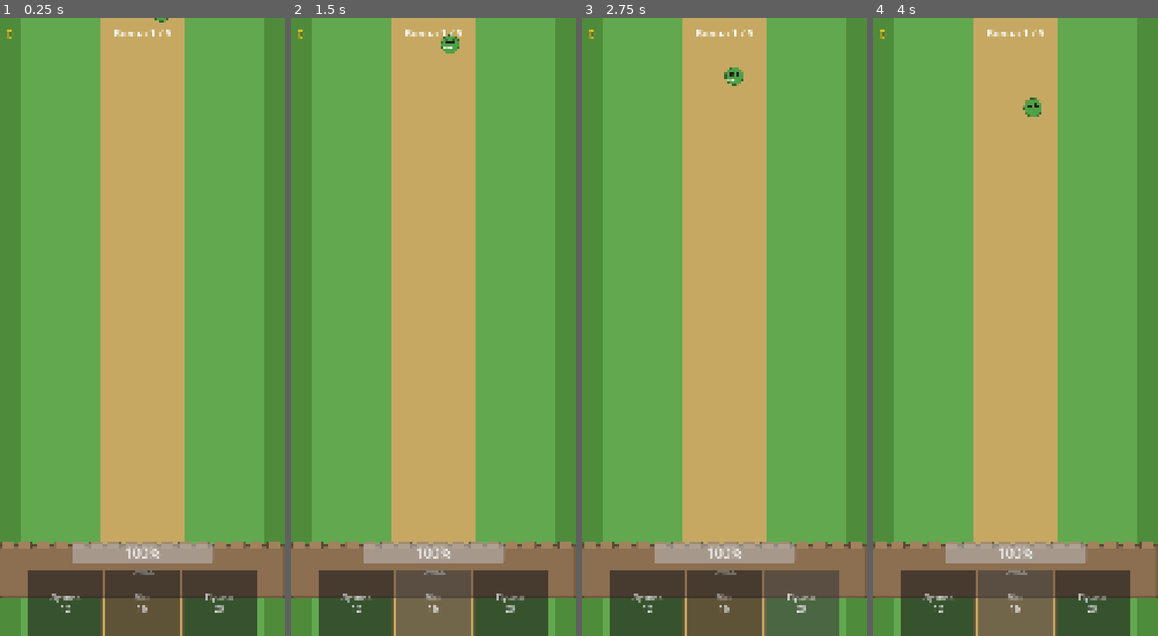
Above: before the commit, frames 1-4 (left to right).
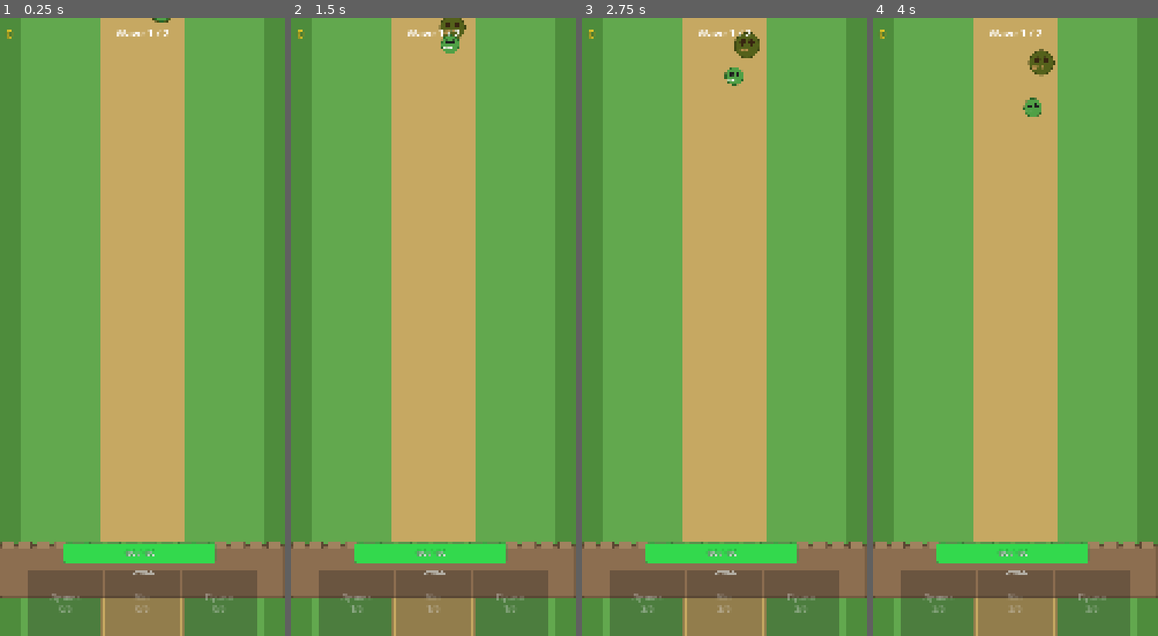
Above: after the commit, the same moments.

Repository: snowydad/MTD
Game: Godot game, scene res://src/scenes/main.tscn
Same seed, same stepped clock (60 frames per second), same inputs: the game is played once before the commit and once after it.
Inputs (mouse positions are in pixels of both pictures, inside the frame that each line leads up to):
- Up to frame 1 (0.25 s): no input
- Up to frame 2 (1.5 s): click (356, 605) at 0.5 s, where only the run before the commit has a clickable "Лучник 12"; click (433, 605) at 1.25 s, where only the run before the commit has a clickable "Маг 16"
- Up to frame 3 (2.75 s): click (801, 605) at 2 s, where only the run before the commit has a clickable "Пушка 20"
- Up to frame 4 (4 s): click (938, 605) at 2.75 s, where only the run before the commit has a clickable "Лучник 12"; click (1015, 605) at 3.5 s, where only the run before the commit has a clickable "Маг 16"

The runs differ from the first frame. In frame 1, 10% of the frame differs, in the area x 9-91%, y 0-100%; in frame 2, 9.4%; in frame 3, 8.0%; in frame 4, 9.5%.
Error before the commit: Parse Error: Static function "booster_bonus()" not found in base "GameData". (res://src/scripts/main.gd:81)

Commit message:
Naming

Diff:
--- a/src/scenes/main.tscn
+++ b/src/scenes/main.tscn
@@ -155,11 +155,12 @@
 anchor_top = 1.0
 anchor_right = 0.5
 anchor_bottom = 1.0
-offset_left = -280.0
-offset_top = -360.0
-offset_right = 280.0
+offset_left = -310.5
+offset_top = -366.0
+offset_right = 289.5
 offset_bottom = -290.0
 grow_horizontal = 2
 grow_vertical = 0
+theme_override_colors/font_color = Color(1, 0, 0, 1)
 theme_override_font_sizes/font_size = 52
 value = 100.0
--- a/src/scripts/data/game_data.gd
+++ b/src/scripts/data/game_data.gd
@@ -168,13 +168,8 @@
 
 
 static func perk_bonus() -> float:
-	## legacy alias
-	return booster_bonus()
-
-
-static func booster_bonus() -> float:
 	_ensure()
-	return float(_economy.get("booster_bonus", _economy.get("perk_bonus", "0.10")))
+	return float(_economy.get("perk_bonus", "0.10"))
 
 
 ## устаревший алиас
--- a/src/scripts/main.gd
+++ b/src/scripts/main.gd
@@ -49,10 +49,10 @@
 var _merges_in_flight: int = 0
 var _perk_panel_open: bool = false
 
-## Бустеры: 3 из 7, шаг за золото. Шаг — economy.tsv booster_bonus.
+## Перки: 3 из 7, шаг за золото. Шаг — economy.tsv perk_bonus.
 var perk_cost: int = 50
 var perk_cost_step: int = 5
-var booster_bonus: float = 0.10
+var perk_bonus: float = 0.10
 var perk_damage: float = 1.0
 var perk_range: float = 1.0
 var perk_speed: float = 1.0
@@ -64,8 +64,8 @@
 var _base_fill_rate: float = 10.0
 var _base_tower_max_hp: float = 100.0
 ## Текущие 3 предложения на панели
-var _booster_offers: Array[String] = []
-const BOOSTER_POOL: Array[String] = [
+var _perk_offers: Array[String] = []
+const PERK_POOL: Array[String] = [
 	"range", "damage", "speed", "accuracy", "hp", "energy", "gold",
 ]
 
@@ -78,7 +78,7 @@
 	GameData.reload()
 	perk_cost = GameData.perk_cost_base()
 	perk_cost_step = GameData.perk_cost_step()
-	booster_bonus = GameData.booster_bonus()
+	perk_bonus = GameData.perk_bonus()
 	_base_fill_rate = fill_rate
 	_base_tower_max_hp = tower_max_hp
 
@@ -93,9 +93,9 @@
 	btn_mage.pressed.connect(_on_spawn_pressed.bind(Unit.UnitType.MAGE))
 	btn_cannon.pressed.connect(_on_spawn_pressed.bind(Unit.UnitType.CANNON))
 
-	btn_perk_range.pressed.connect(_on_booster_slot.bind(0))
-	btn_perk_speed.pressed.connect(_on_booster_slot.bind(1))
-	btn_perk_damage.pressed.connect(_on_booster_slot.bind(2))
+	btn_perk_range.pressed.connect(_on_perk_slot.bind(0))
+	btn_perk_speed.pressed.connect(_on_perk_slot.bind(1))
+	btn_perk_damage.pressed.connect(_on_perk_slot.bind(2))
 
 	if wave_manager:
 		wave_manager.wave_started.connect(_on_wave_started)
@@ -233,7 +233,7 @@
 	}
 
 
-func _booster_title(kind: String) -> String:
+func _perk_title(kind: String) -> String:
 	match kind:
 		"range":
 			return "Дальность"
@@ -252,18 +252,18 @@
 	return kind
 
 
-func _roll_booster_offers() -> void:
-	var pool: Array[String] = BOOSTER_POOL.duplicate()
+func _roll_perk_offers() -> void:
+	var pool: Array[String] = PERK_POOL.duplicate()
 	pool.shuffle()
-	_booster_offers = [pool[0], pool[1], pool[2]]
-
-
-func _apply_booster_labels() -> void:
-	var pct := int(round(booster_bonus * 100.0))
+	_perk_offers = [pool[0], pool[1], pool[2]]
+
+
+func _apply_perk_labels() -> void:
+	var pct := int(round(perk_bonus * 100.0))
 	var btns: Array[Button] = [btn_perk_range, btn_perk_speed, btn_perk_damage]
 	for i in range(3):
-		var kind := _booster_offers[i] if i < _booster_offers.size() else "range"
-		btns[i].text = "%s\n+%d%%\n%d" % [_booster_title(kind), pct, perk_cost]
+		var kind := _perk_offers[i] if i < _perk_offers.size() else "range"
+		btns[i].text = "%s\n+%d%%\n%d" % [_perk_title(kind), pct, perk_cost]
 
 
 func _try_show_perks() -> void:
@@ -272,17 +272,17 @@
 		return
 	if gold < perk_cost:
 		return
-	_roll_booster_offers()
-	_apply_booster_labels()
+	_roll_perk_offers()
+	_apply_perk_labels()
 	_perk_panel_open = true
 	perk_panel.visible = true
 
 
-func _on_booster_slot(slot: int) -> void:
-	if slot < 0 or slot >= _booster_offers.size():
+func _on_perk_slot(slot: int) -> void:
+	if slot < 0 or slot >= _perk_offers.size():
 		_hide_perks()
 		return
-	_on_perk_chosen(_booster_offers[slot])
+	_on_perk_chosen(_perk_offers[slot])
 
 
 func _on_perk_chosen(kind: String) -> void:
@@ -292,7 +292,7 @@
 	gold -= perk_cost
 	_update_gold_label()
 
-	var b := 1.0 + booster_bonus
+	var b := 1.0 + perk_bonus
 	match kind:
 		"range":
 			perk_range *= b
@@ -321,7 +321,7 @@
 			perk_gold *= b
 
 	perk_cost += perk_cost_step
-	print("BOOSTER ", kind, " x", b, " cost_next=", perk_cost,
+	print("PERK ", kind, " x", b, " cost_next=", perk_cost,
 		" dmg=", perk_damage, " range=", perk_range, " spd=", perk_speed,
 		" acc=", perk_accuracy, " gold=", perk_gold, " energy=", fill_rate, " hp_max=", tower_max_hp)
 	_refresh_all_unit_stats()
@@ -331,7 +331,7 @@
 func _hide_perks() -> void:
 	_perk_panel_open = false
 	perk_panel.visible = false
-	_booster_offers.clear()
+	_perk_offers.clear()
 
 
 func _refresh_all_unit_stats() -> void:
--- a/src/scripts/waves/game_data.gd
+++ /dev/null
@@ -1,177 +0,0 @@
-class_name GameData
-extends RefCounted
-
-## Читает TSV/JSON из assets/data/. Править таблицы, не код.
-
-const ENEMIES_PATH := "res://assets/data/enemies.tsv"
-const ECONOMY_PATH := "res://assets/data/economy.tsv"
-const UNITS_PATH := "res://assets/data/units.json"
-
-static var _enemies: Dictionary = {}
-static var _economy: Dictionary = {}
-static var _units: Dictionary = {}  # type -> { level_str -> stats }
-static var _loaded: bool = false
-
-
-static func _ensure() -> void:
-	if _loaded:
-		return
-	_loaded = true
-	_enemies = {}
-	_economy = {}
-	_load_enemies()
-	_load_economy()
-	_load_units()
-
-
-static func reload() -> void:
-	_loaded = false
-	_ensure()
-
-
-static func _load_enemies() -> void:
-	if not FileAccess.file_exists(ENEMIES_PATH):
-		push_error("GameData: нет " + ENEMIES_PATH)
-		return
-	var f := FileAccess.open(ENEMIES_PATH, FileAccess.READ)
-	if f == null:
-		return
-	f.get_line()  # header
-	while not f.eof_reached():
-		var line := f.get_line().strip_edges()
-		if line.is_empty() or line.begins_with("#"):
-			continue
-		var c := line.split("\t")
-		if c.size() < 7:
-			continue
-		var t := c[0].strip_edges().to_lower()
-		_enemies[t] = {
-			"max_hp": float(c[1]),
-			"move_speed": float(c[2]),
-			"damage_to_wall": float(c[3]),
-			"gold_reward": int(c[4]),
-			"zigzag_amplitude": float(c[5]),
-			"zigzag_frequency": float(c[6]),
-		}
-	f.close()
-	print("GameData: enemies ", _enemies.keys())
-
-
-static func _load_economy() -> void:
-	if not FileAccess.file_exists(ECONOMY_PATH):
-		push_error("GameData: нет " + ECONOMY_PATH)
-		return
-	var f := FileAccess.open(ECONOMY_PATH, FileAccess.READ)
-	if f == null:
-		return
-	f.get_line()
-	while not f.eof_reached():
-		var line := f.get_line().strip_edges()
-		if line.is_empty() or line.begins_with("#"):
-			continue
-		var c := line.split("\t")
-		if c.size() < 2:
-			continue
-		_economy[c[0].strip_edges()] = c[1].strip_edges()
-	f.close()
-	print("GameData: economy ", _economy)
-
-
-static func enemy_stats(type: String) -> Dictionary:
-	_ensure()
-	return _enemies.get(type.to_lower(), {})
-
-
-static func gold_for(type: String) -> int:
-	var s := enemy_stats(type)
-	if s.has("gold_reward"):
-		return int(s["gold_reward"])
-	return 0
-
-
-
-static func apply_to_enemy(enemy: Enemy, type: String) -> void:
-	var s := enemy_stats(type)
-	if s.is_empty():
-		return
-	enemy.max_hp = float(s["max_hp"])
-	enemy.move_speed = float(s["move_speed"])
-	enemy.damage_to_wall = float(s["damage_to_wall"])
-	enemy.gold_reward = int(s["gold_reward"])
-	enemy.zigzag_amplitude = float(s["zigzag_amplitude"])
-	enemy.zigzag_frequency = float(s["zigzag_frequency"])
-	enemy.hp = enemy.max_hp
-
-
-
-static func _load_units() -> void:
-	_units = {}
-	if not FileAccess.file_exists(UNITS_PATH):
-		push_error("GameData: нет " + UNITS_PATH)
-		return
-	var f := FileAccess.open(UNITS_PATH, FileAccess.READ)
-	if f == null:
-		return
-	var text := f.get_as_text()
-	f.close()
-	var data = JSON.parse_string(text)
-	if typeof(data) != TYPE_DICTIONARY:
-		push_error("GameData: units.json — ожидался объект")
-		return
-	for type_key in data.keys():
-		var tname := str(type_key).to_lower()
-		var levels = data[type_key]
-		if typeof(levels) != TYPE_DICTIONARY:
-			continue
-		_units[tname] = {}
-		for lv_key in levels.keys():
-			var st = levels[lv_key]
-			if typeof(st) != TYPE_DICTIONARY:
-				continue
-			_units[tname][str(lv_key)] = {
-				"damage": float(st.get("damage", 10.0)),
-				"attack_speed": float(st.get("attack_speed", 1.0)),
-				"range": float(st.get("range", 300.0)),
-				"splash_radius": float(st.get("splash_radius", 0.0)),
-			}
-	print("GameData: units ", _units.keys())
-
-
-static func unit_stats(type: String, level: int = 1) -> Dictionary:
-	_ensure()
-	var tname := type.to_lower()
-	if not _units.has(tname):
-		return {}
-	var levels: Dictionary = _units[tname]
-	var key := str(level)
-	if levels.has(key):
-		return levels[key]
-	# fallback: nearest lower level
-	var best := 0
-	for k in levels.keys():
-		var lv := int(k)
-		if lv <= level and lv > best:
-			best = lv
-	if best > 0:
-		return levels[str(best)]
-	return {}
-
-
-static func perk_cost_base() -> int:
-	_ensure()
-	return int(_economy.get("perk_cost", "50"))
-
-
-static func perk_cost_step() -> int:
-	_ensure()
-	return int(_economy.get("perk_cost_step", "5"))
-
-
-static func perk_bonus() -> float:
-	_ensure()
-	return float(_economy.get("perk_bonus", "0.15"))
-
-
-## устаревший алиас
-static func perk_cost() -> int:
-	return perk_cost_base()
Not shown, changed: assets/data/economy.tsv
Not shown, changed: assets/data/waves.tsv
Not shown, removed: src/scripts/waves/game_data.gd.uid
